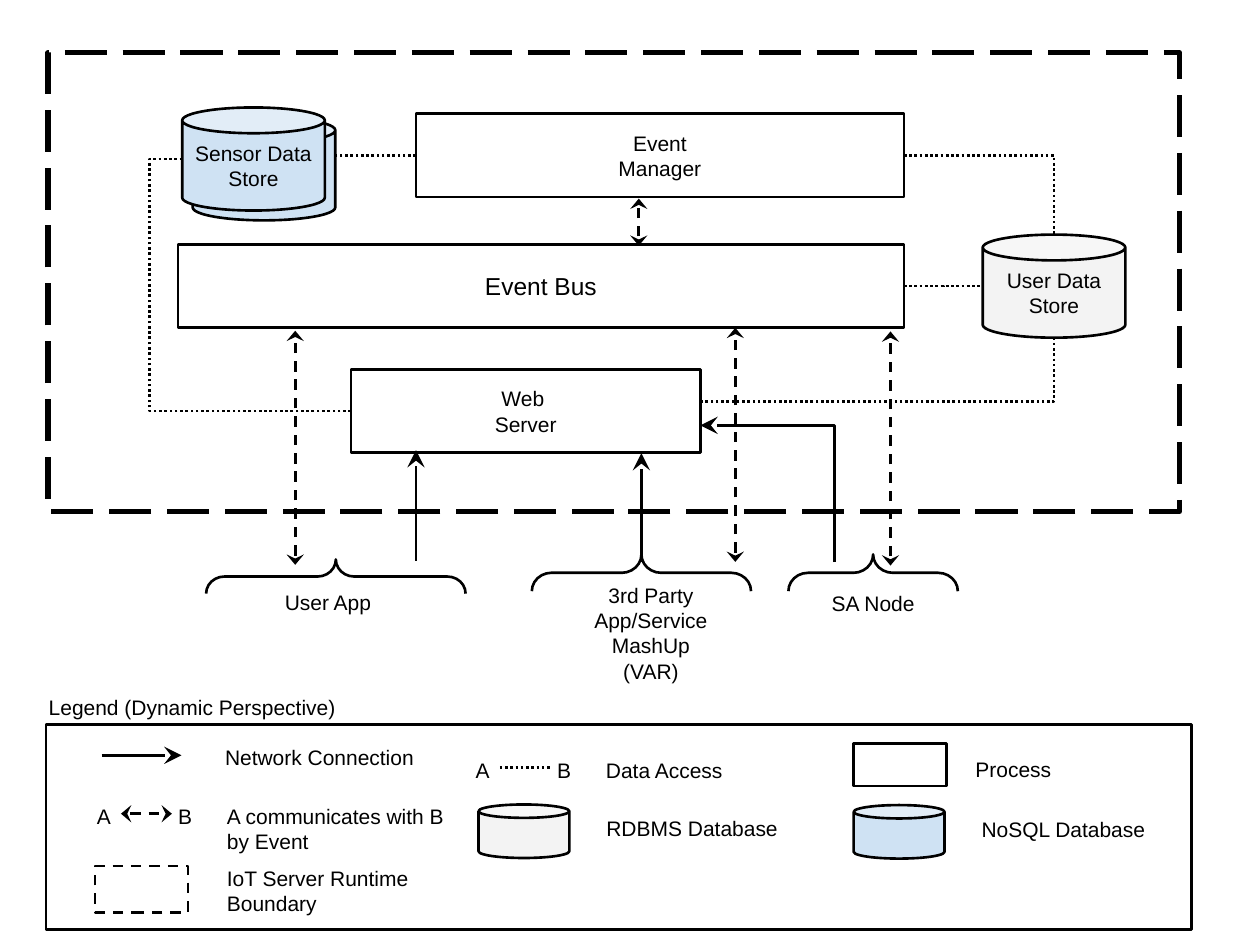
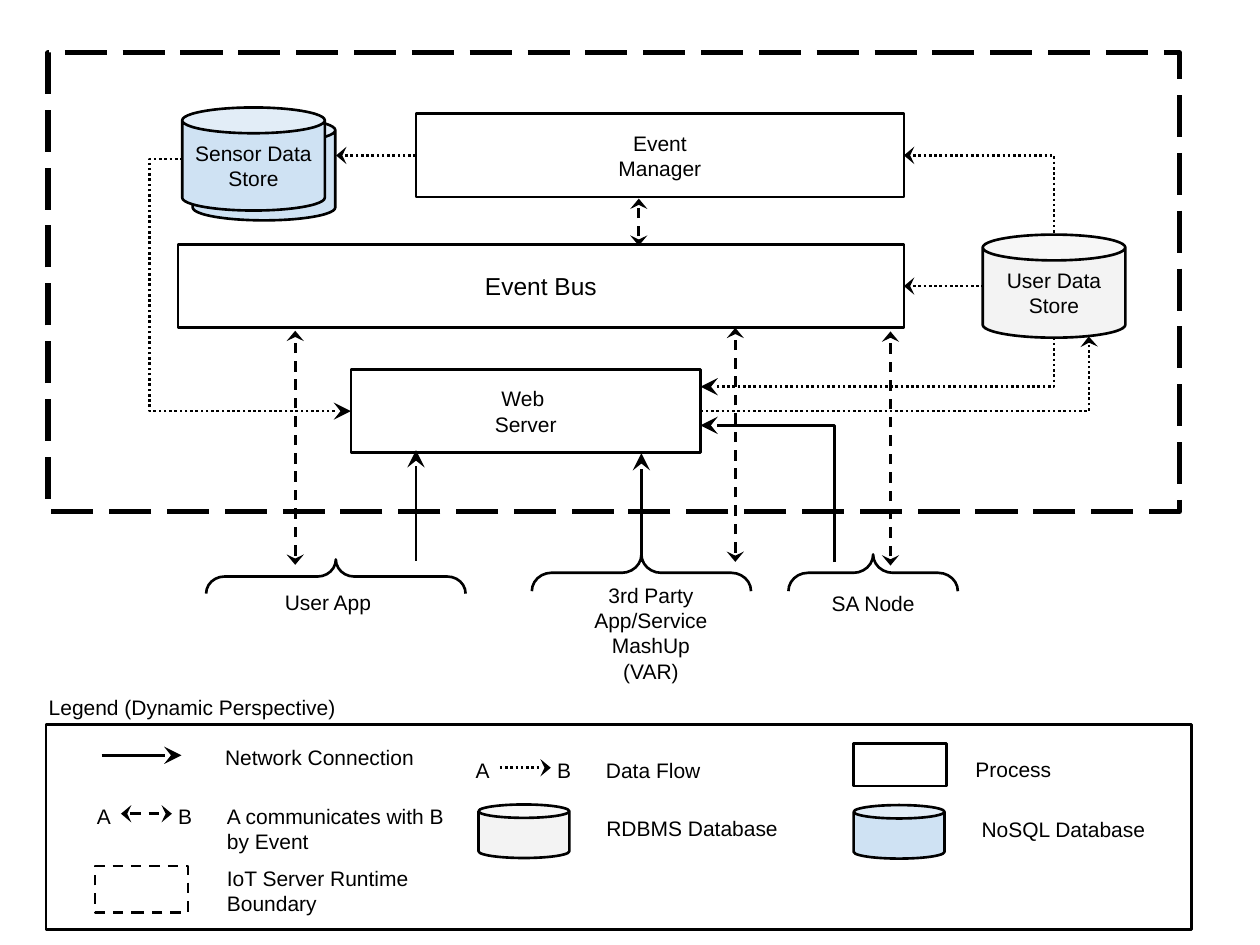
Before and after one commit to junggil/2015_CMU_StudioProject, a slide deck: slide 3 of DOCS/2015-06-20-for-Version 1.0/Studio project diagrams for document.pptx. Drawn at 1260x945 pixels with LibreOffice and Linux fonts; fonts in the diff are those of the drawing. Boxes give left, top, right and bottom in pixels: in the first picture for what was removed or moved away, otherwise in the second. Text is boxed around its words. In the diff, an @@ line names an element or a change of style, - is before the commit and + after.

```diff
--- a/DOCS/2015-06-20-for-Version 1.0/Studio project diagrams for document.pptx
+++ b/DOCS/2015-06-20-for-Version 1.0/Studio project diagrams for document.pptx
@@ elbow line (350, 411) - (183, 159): elbow line to elbow arrow @@
@@ elbow line (416, 155) - (336, 155): elbow line to elbow arrow @@
@@ elbow line (903, 155) - (1055, 234): elbow line to elbow arrow @@
@@ elbow line (903, 286) - (983, 286): elbow line to elbow arrow @@
@@ elbow line moved from (1055, 338) - (701, 402) to (1055, 338) - (701, 387) @@
@@ elbow line (1055, 338) - (701, 387): elbow line to elbow arrow @@
@@ elbow arrow added from (701, 411) to (1089, 336), #000000 1.5 pt dashed @@
@@ line (500, 767) - (551, 767): line to arrow @@
@@ text at box(606, 762, 700, 779): text changed @@
-Data Access
+Data Flow
```
Also in this commit, not shown: 1 other slide changed, 1 slide added, 1 other file.
